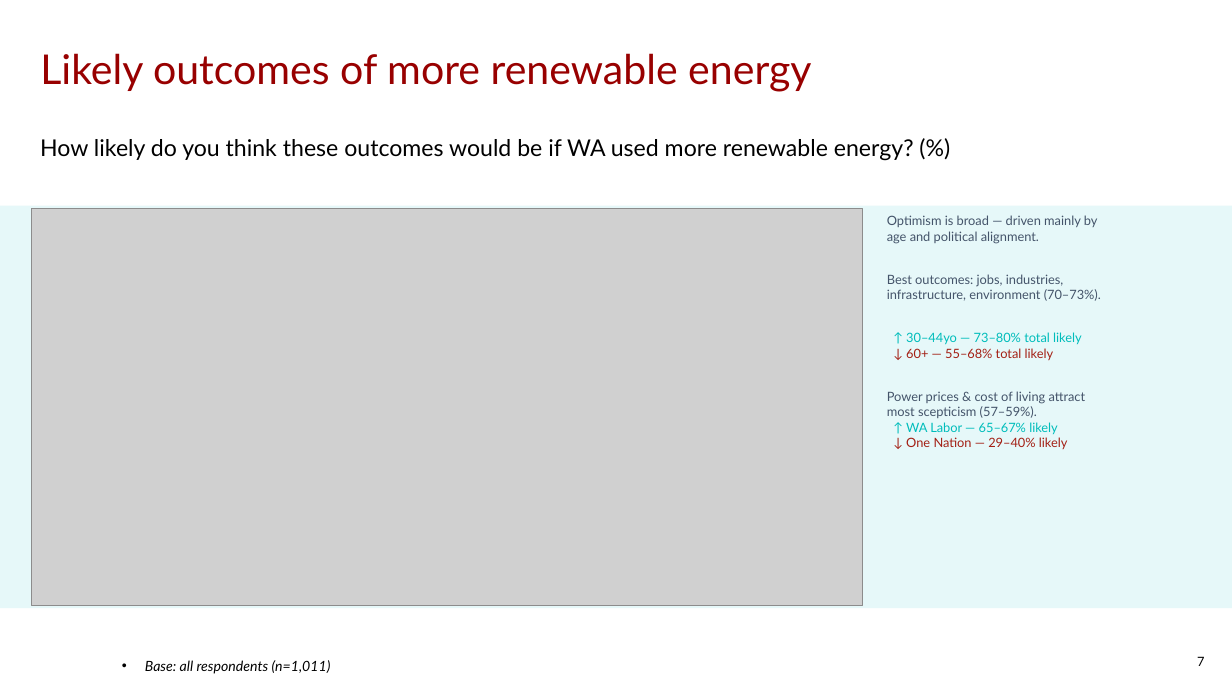
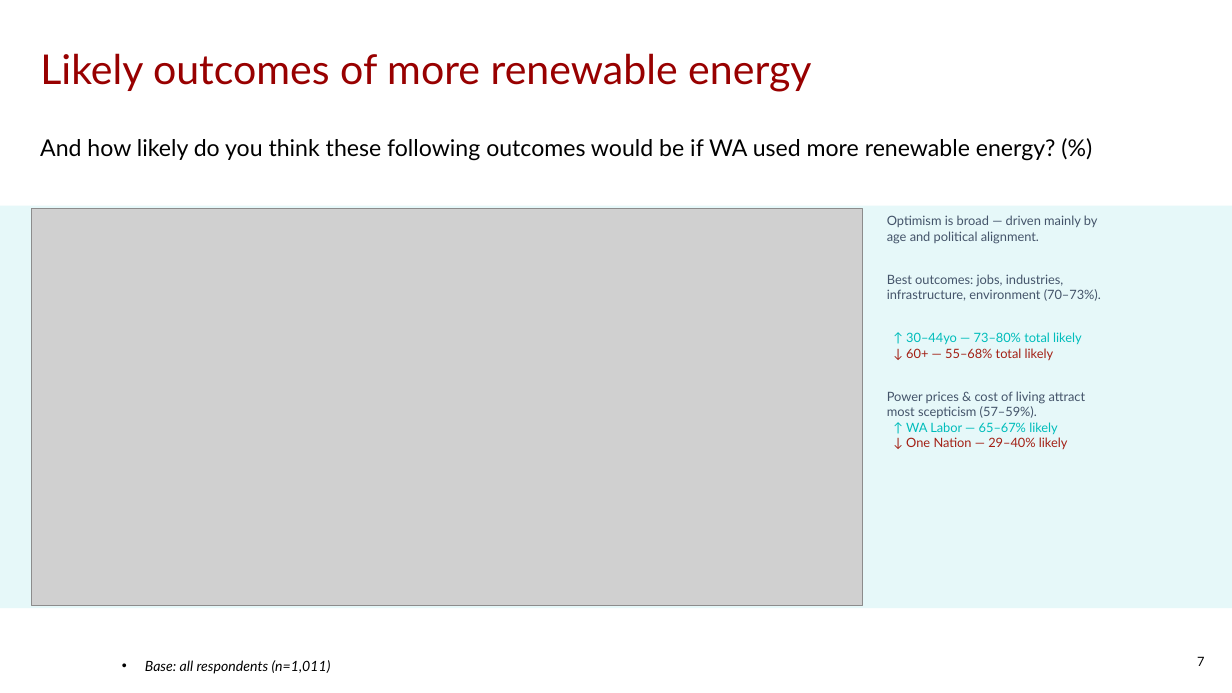
Before and after one commit to ThomasB4242/Test-1, a slide deck: slide 7 of sample_data/wa_energy_output.pptx. Drawn at 1232x693 pixels with LibreOffice and Linux fonts; fonts in the diff are those of the drawing; grey boxes stand for pictures; background and template pictures are left out. Boxes give left, top, right and bottom in pixels: in the first picture for what was removed or moved away, otherwise in the second. Text is boxed around its words. In the diff, an @@ line names an element or a change of style, - is before the commit and + after.

```diff
--- a/sample_data/wa_energy_output.pptx
+++ b/sample_data/wa_energy_output.pptx
@@ text at box(40, 139, 1056, 161): text changed @@
-How likely do you think these outcomes would be if WA used more renewable energy? (%)
+And how likely do you think these following outcomes would be if WA used more renewable energy? (%)
```
Also in this commit, not shown: 2 other slides changed, 2 other files.
